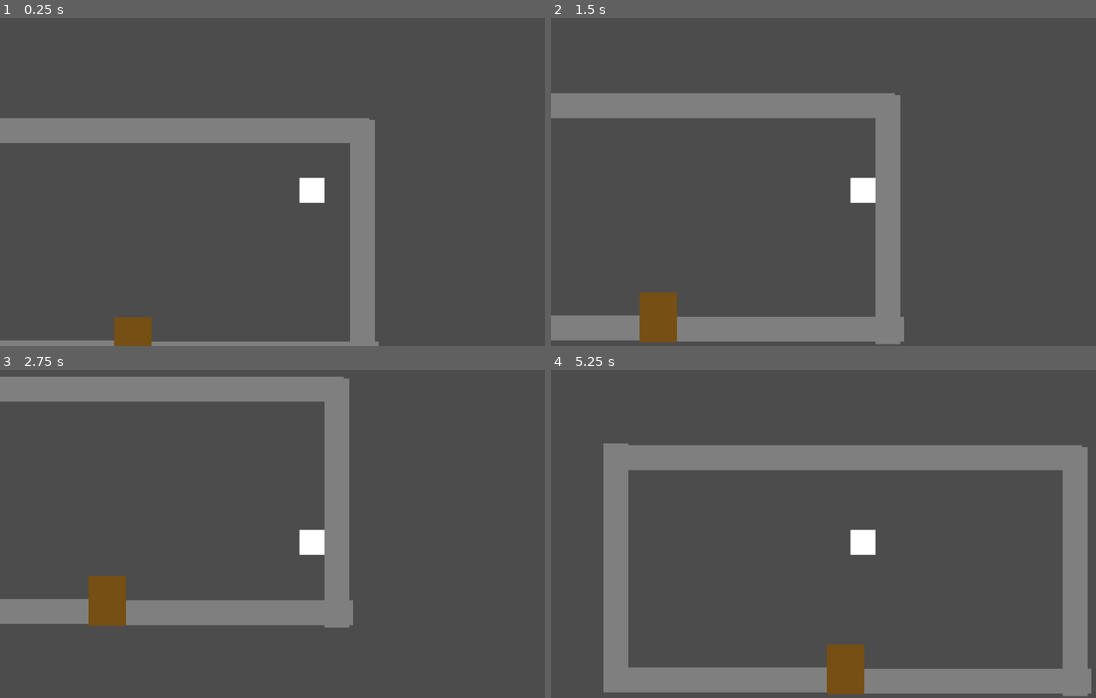
Above: before the commit, frames 1-4 (two rows, left to right).
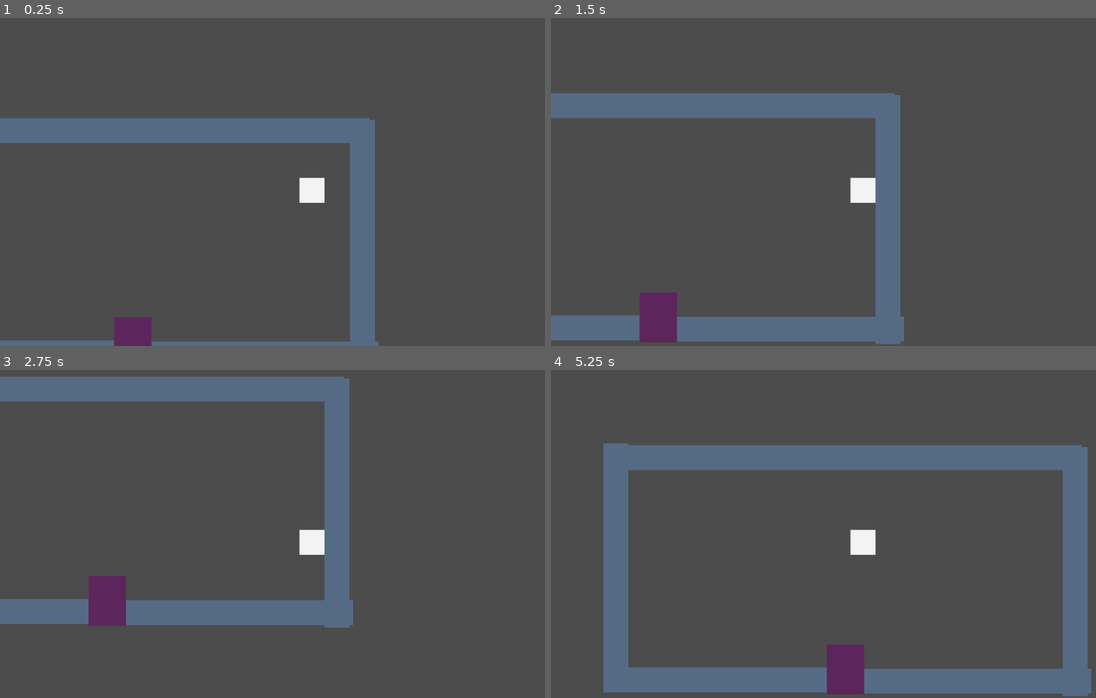
Above: after the commit, the same moments.

Repository: deengames-prototypes/frontier-planet
Game: Godot game, scene res://Main.tscn
Same seed, same stepped clock (60 frames per second), same inputs: the game is played once before the commit and once after it.
Inputs:
- Up to frame 1 (0.25 s): no input
- Up to frame 2 (1.5 s): tap Enter (ui_accept) at 0.5, 0.77, 1.25 s; hold Right (ui_right) 0.53-1.28 s; hold Down (ui_down) from 1.28 s (still down)
- Up to frame 3 (2.75 s): tap Enter (ui_accept) at 1.52 s; release Down (ui_down) at 2.03 s; hold Right (ui_right) from 2.03 s (still down)
- Up to frame 4 (5.25 s): tap Enter (ui_accept) at 2.75, 3.02, 3.77, 4.52 s; release Right (ui_right) at 2.78 s; hold Up (ui_up) 2.78-3.53 s; hold Left (ui_left) 3.53-5.03 s; hold Down (ui_down) from 5.03 s (still down)

The runs differ from the first frame. In frame 1, 9.4% of the frame differs, in the area x 0-70%, y 30-100%; in frame 2, 13%; in frame 3, 13%; in frame 4, 20%, in the area x 9-100%, y 22-100%.

Commit message:
Recolour using palette. Yeah, IDK if this is really a prototype any more.

Diff:
--- a/prototype/Entities/World/Door.tscn
+++ b/prototype/Entities/World/Door.tscn
@@ -11,7 +11,7 @@
 [node name="ColorRect" type="ColorRect" parent="."]
 margin_right = 60.0
 margin_bottom = 80.0
-color = Color( 0.462745, 0.313726, 0.0784314, 1 )
+color = Color( 0.364706, 0.152941, 0.364706, 1 )
 
 [node name="CollisionShape2D" type="CollisionShape2D" parent="."]
 position = Vector2( 30, 40 )
--- a/prototype/Entities/World/House.tscn
+++ b/prototype/Entities/World/House.tscn
@@ -12,26 +12,26 @@
 [node name="Base" type="ColorRect" parent="."]
 margin_right = 500.0
 margin_bottom = 300.0
-color = Color( 1, 0.917647, 0.462745, 1 )
+color = Color( 1, 0.803922, 0.458824, 1 )
 
 [node name="Roof" type="ColorRect" parent="."]
 margin_right = 500.0
 margin_bottom = 100.0
-color = Color( 1, 0, 0, 1 )
+color = Color( 0.694118, 0.243137, 0.32549, 1 )
 
 [node name="Window" type="ColorRect" parent="."]
 margin_left = 88.8538
 margin_top = 145.974
 margin_right = 138.854
 margin_bottom = 195.974
-color = Color( 0, 0.054902, 0.501961, 1 )
+color = Color( 0.160784, 0.211765, 0.435294, 1 )
 
 [node name="Window2" type="ColorRect" parent="."]
 margin_left = 348.854
 margin_top = 145.974
 margin_right = 398.854
 margin_bottom = 195.974
-color = Color( 0, 0.054902, 0.501961, 1 )
+color = Color( 0.160784, 0.211765, 0.435294, 1 )
 
 [node name="Door" parent="." instance=ExtResource( 2 )]
 position = Vector2( 223.721, 220.548 )
--- a/prototype/Entities/World/MapPlayer.tscn
+++ b/prototype/Entities/World/MapPlayer.tscn
@@ -11,6 +11,7 @@
 [node name="ColorRect" type="ColorRect" parent="."]
 margin_right = 40.0
 margin_bottom = 40.0
+color = Color( 0.956863, 0.956863, 0.956863, 1 )
 
 [node name="CollisionShape2D" type="CollisionShape2D" parent="."]
 position = Vector2( 20, 30 )
--- a/prototype/Entities/World/NPC.tscn
+++ b/prototype/Entities/World/NPC.tscn
@@ -11,7 +11,7 @@
 [node name="ColorRect" type="ColorRect" parent="."]
 margin_right = 40.0
 margin_bottom = 40.0
-color = Color( 1, 1, 0, 1 )
+color = Color( 1, 0.803922, 0.458824, 1 )
 
 [node name="CollisionShape2D" type="CollisionShape2D" parent="."]
 position = Vector2( 20, 20 )
--- a/prototype/Entities/World/Wall.tscn
+++ b/prototype/Entities/World/Wall.tscn
@@ -10,7 +10,7 @@
 margin_top = -20.0
 margin_right = 200.0
 margin_bottom = 20.0
-color = Color( 0.501961, 0.501961, 0.501961, 1 )
+color = Color( 0.337255, 0.423529, 0.52549, 1 )
 
 [node name="CollisionShape2D" type="CollisionShape2D" parent="."]
 shape = SubResource( 1 )
--- a/prototype/Scenes/WorldMap.tscn
+++ b/prototype/Scenes/WorldMap.tscn
@@ -11,7 +11,7 @@
 anchor_right = 1.0
 margin_right = 2880.0
 margin_bottom = 1620.0
-color = Color( 0.345098, 0.501961, 0.184314, 1 )
+color = Color( 0.219608, 0.717647, 0.392157, 1 )
 
 [node name="Home" parent="." instance=ExtResource( 2 )]
 position = Vector2( 1150.02, 0 )
@@ -24,3 +24,14 @@
 [node name="NPC" parent="." instance=ExtResource( 3 )]
 position = Vector2( 310.124, 138.569 )
 dialog = "Howdy, neighbour! Fine weather today, innit?"
+
+[node name="Lake" type="Node2D" parent="."]
+position = Vector2( 12, 1180 )
+rotation = -0.261799
+
+[node name="Lake" type="ColorRect" parent="Lake"]
+margin_left = 706.0
+margin_top = 663.0
+margin_right = 2823.0
+margin_bottom = 1191.0
+color = Color( 0.231373, 0.364706, 0.788235, 1 )
Binary file added: prototype/sweetie-16-32x.png
Not shown, added: prototype/sweetie-16-32x.png.import
